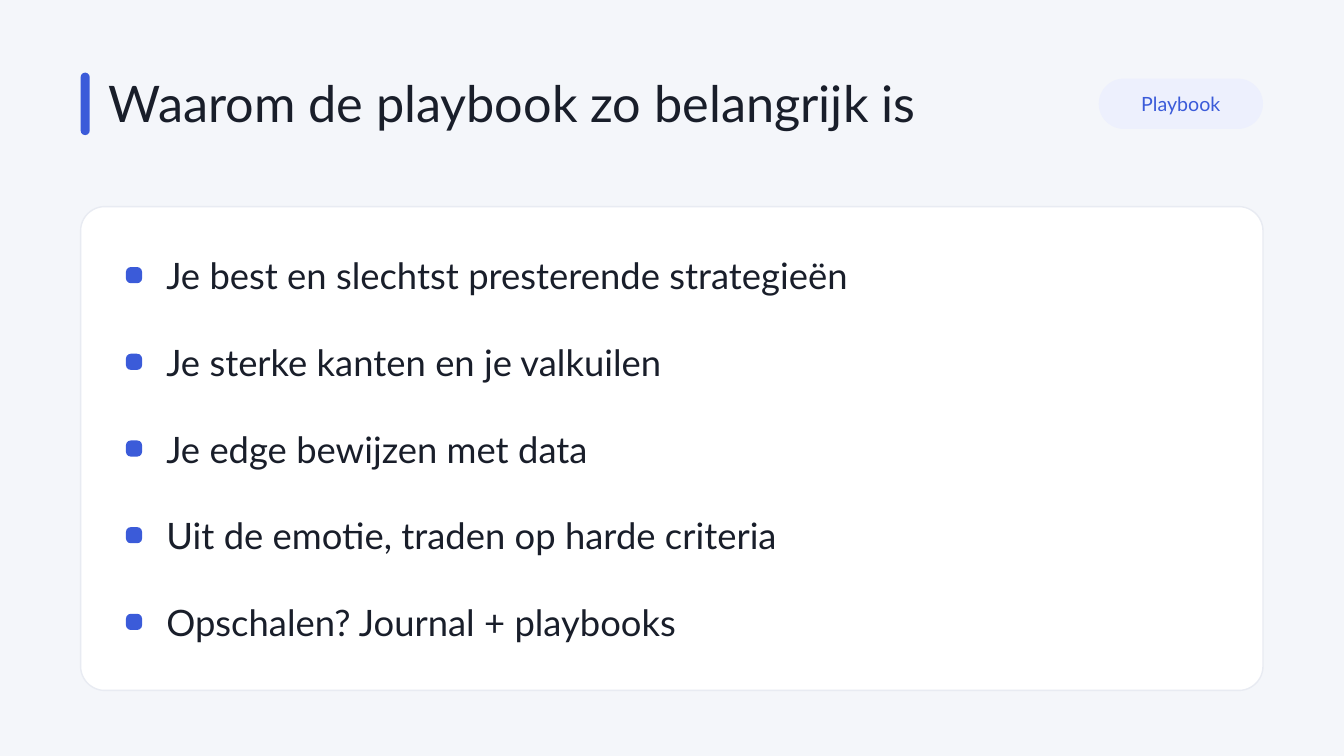
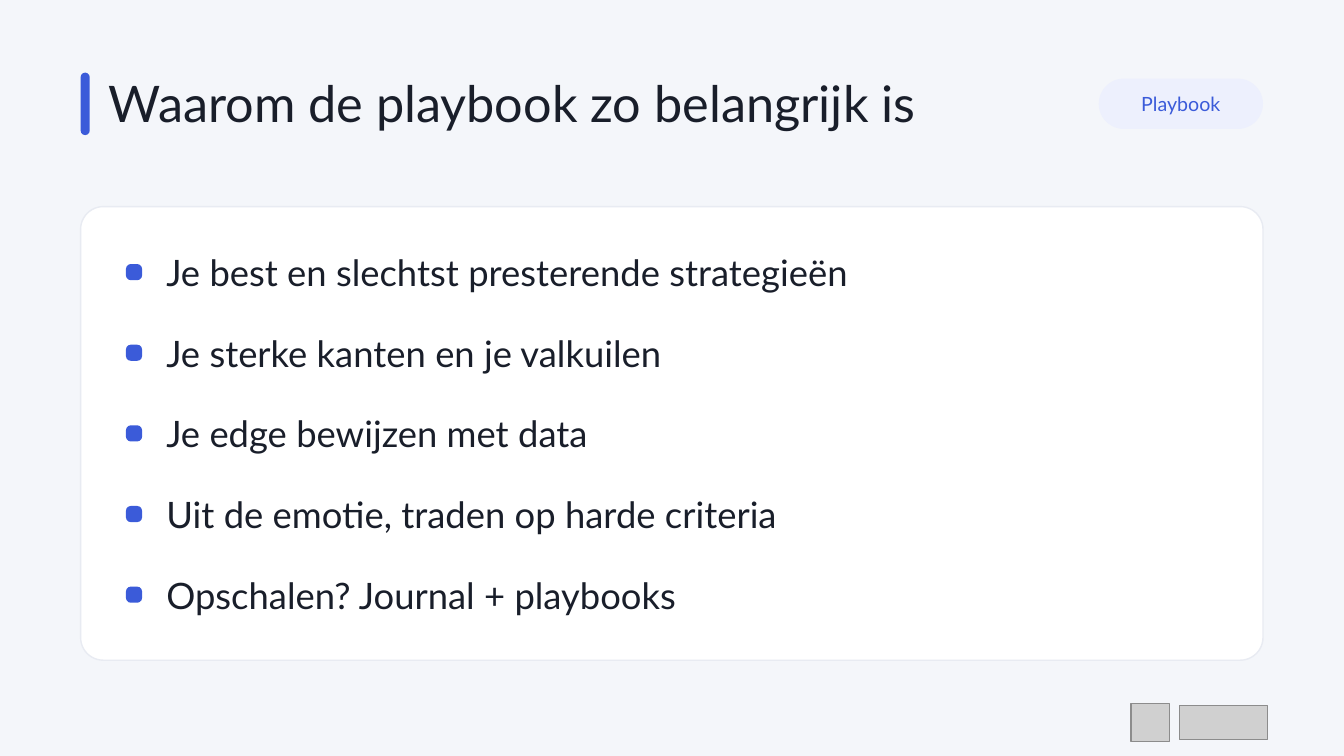
Before and after one commit to ZaratrasJournal/SyncJournal, a slide deck: slide 11 of presentatie/syncjournal-live-event.pptx. Drawn at 1344x756 pixels with LibreOffice and Linux fonts; fonts in the diff are those of the drawing; grey boxes stand for pictures. Boxes give left, top, right and bottom in pixels: in the first picture for what was removed or moved away, otherwise in the second. Text is boxed around its words. In the diff, an @@ line names an element or a change of style, - is before the commit and + after.

```diff
--- a/presentatie/syncjournal-live-event.pptx
+++ b/presentatie/syncjournal-live-event.pptx
@@ rounded rectangle: place and size @@
-rounded rectangle at (81,207,1263,691)
+rounded rectangle at (81,207,1263,660)
@@ text "Je sterke kanten en je ...": place and size @@
-text "Je sterke kanten en je ..." at (166,349,661,383)
+text "Je sterke kanten en je ..." at (166,340,661,374)
@@ rounded rectangle: place and size @@
-rounded rectangle at (126,354,142,370)
+rounded rectangle at (126,345,142,361)
@@ text "Je edge bewijzen met data": place and size @@
-text "Je edge bewijzen met data" at (166,436,587,470)
+text "Je edge bewijzen met data" at (166,420,587,454)
@@ rounded rectangle: place and size @@
-rounded rectangle at (126,441,142,457)
+rounded rectangle at (126,425,142,442)
@@ text "Uit de emotie, traden op ...": place and size @@
-text "Uit de emotie, traden op ..." at (166,522,777,556)
+text "Uit de emotie, traden op ..." at (166,501,777,535)
@@ rounded rectangle: place and size @@
-rounded rectangle at (126,527,142,543)
+rounded rectangle at (126,506,142,522)
@@ text "Opschalen? Journal + playbooks": place and size @@
-text "Opschalen? Journal + playbooks" at (166,609,676,643)
+text "Opschalen? Journal + playbooks" at (166,582,676,616)
@@ rounded rectangle: place and size @@
-rounded rectangle at (126,614,142,630)
+rounded rectangle at (126,587,142,603)
@@ picture added at (1131,704,1170,742) @@
@@ picture added at (1180,706,1267,740) @@
```
Also in this commit, not shown: 15 other slides changed, 3 other files.
